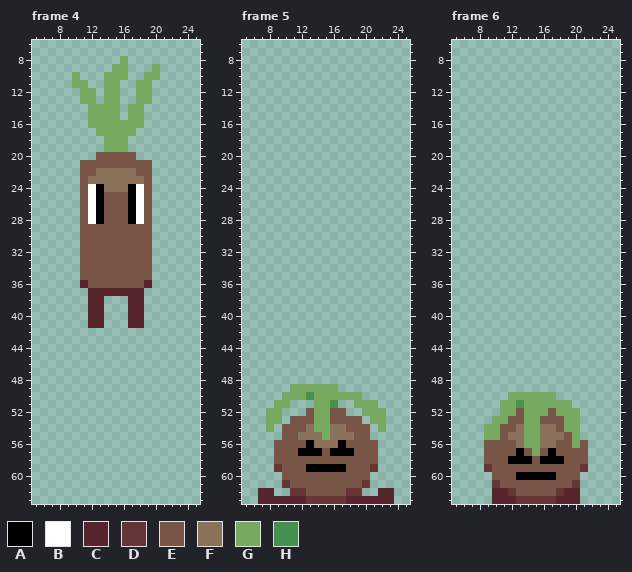
Pixel-art file, stored at Assets/Art/Characters/Enemy/Coconut/Ultimate/Ase_Coconut_Ultimate_Down.aseprite. The picture above was drawn from the file before the commit.
32x64 pixels, 8 frames. Shown: frame 4: x 5..25, y 6..63; frame 5: x 5..25, y 6..63; frame 6: x 5..25, y 6..63. The commit also changed other frames, which this record leaves out.
Visible layers, top first: "Leaf", "Face", "Body".
Palette (. is transparent): A #000000  B #ffffff  C #57252e  D #663535  E #795548  F #8a725b  G #75aa60  H #469150
Pixels before, frame 4, first column x 10:
 8 ......G....
 9 .....GG...G
10 G...GGG..GG
11 GG..GG..GG.
12 .GG.GG..GG.
13 .GG.GG..GG.
14 ..GGGG.GG..
15 ..GGGG.GG..
16 ..GGGGGGG..
17 ...GGGGG...
18 ....GGG....
19 ....GGG....
20 ...EEEEE...
21 .EEEEEEEEE.
22 .EEFFFFFEE.
23 .EFFFFFFFE.
24 .EBAFFFABE.
25 .EBAEEEABE.
26 .EBAEEEABE.
27 .EBAEEEABE.
28 .EBAEEEABE.
29 .EEEEEEEEE.
30 .EEEEEEEEE.
31 .EEEEEEEEE.
32 .EEEEEEEEE.
33 .EEEEEEEEE.
34 .EEEEEEEEE.
35 .EEEEEEEEE.
36 .CEEEEEEEC.
37 ..CCCCCCC..
38 ..CC...CC..
39 ..CC...CC..
40 ..CC...CC..
41 ..CC...CC..
Pixels before, frame 5, first column x 7:
49 ....GGGGGG.......
50 ...GGGHGGGGGG....
51 ..GG...GGH..GGG..
52 .GG...EGGEE..GGG.
53 .GG.EEEGGEEEE.GG.
54 .G.EEEFGGFFEEE.G.
55 ...EEFFFGFFFEE...
56 ..EEEEAFFFAEEEE..
57 ..EEEAAAEAAAEEE..
58 ..EEEEEEEEEEEEE..
59 ..DEEEAAAAAEEED..
60 ...EEEEEEEEEEE...
61 ...DEEEEEEEEED...
62 CC..DDEEEEEDD..CC
63 CCCCCCDDDDDCCCCCC
Pixels before, frame 6, first column x 9:
50 ...GGGGGG....
51 ..GGHGGGGGG..
52 ..GGEGGGEGGG.
53 .GGEEGGEEEGG.
54 GGEEFGGFFEGG.
55 GGEFFGGFFFEG.
56 EEEEFGGFFEEGE
57 EEEEAEGEAEEEE
58 EEEAAAEAAAEEE
59 DEEEEEEEEEEED
60 .EEEAAAAAEEE.
61 .DEEEEEEEEED.
62 .CCDEEEEEDCC.
63 .CCCDDDDDCCC.
After the commit:
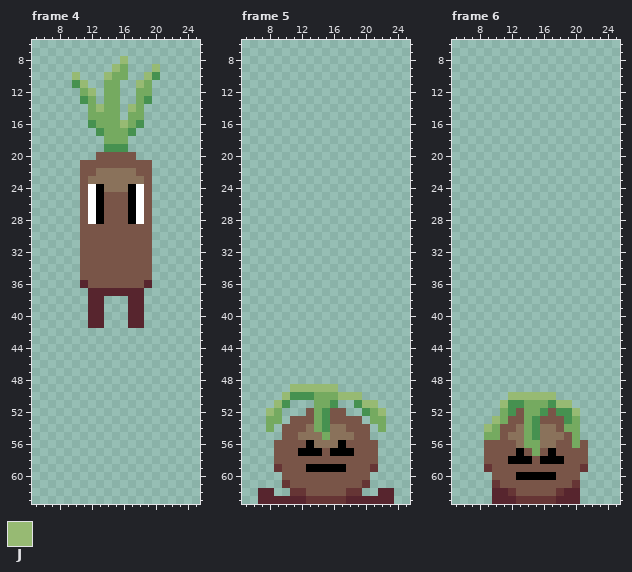
Colours new in this view: J #97ba73
Edits made:
Frame 4, layer "Leaf":
The author changed colour G to colour H in row 10 at x 20; in row 11 at x 10; in row 13 at x 11 and 19; in row 16 at x 12 and 18; in row 17 at x 13 and 17; in row 19 at x 14 to 16.
The author changed colour G to colour J in row 8 at x 16; in row 9 at x 15 and 20; in row 10 at x 10, 14 and 19; in row 11 at x 11 and 18; in row 12 at x 12; in row 14 at x 13 and 17.
The author changed colour G to colour J in row 16 at x 16.
Frame 5, layer "Leaf":
The author changed colour G to colour H in row 50 at x 11 to 12; in row 51 at x 10 and 19; in row 52 at x 15 and 20; in rows 53 to 54 at x 15.
The author changed colour G to colour J in row 49 at x 11 to 16; in row 50 at x 10 and 17 to 19; in row 51 at x 9 and 20 to 21; in row 52 at x 8 and 22.
Frame 6, layer "Leaf":
The author changed colour G to colour H in row 51 at x 12 and 17; in row 52 at x 12, 16 and 18 to 19; in row 53 at x 15 and 19; in rows 54 to 55 at x 15.
The author changed colour G to colour J in row 50 at x 12 to 17; in row 51 at x 11 and 18 to 19; in row 52 at x 20; in row 53 at x 10; in row 54 at x 9.
